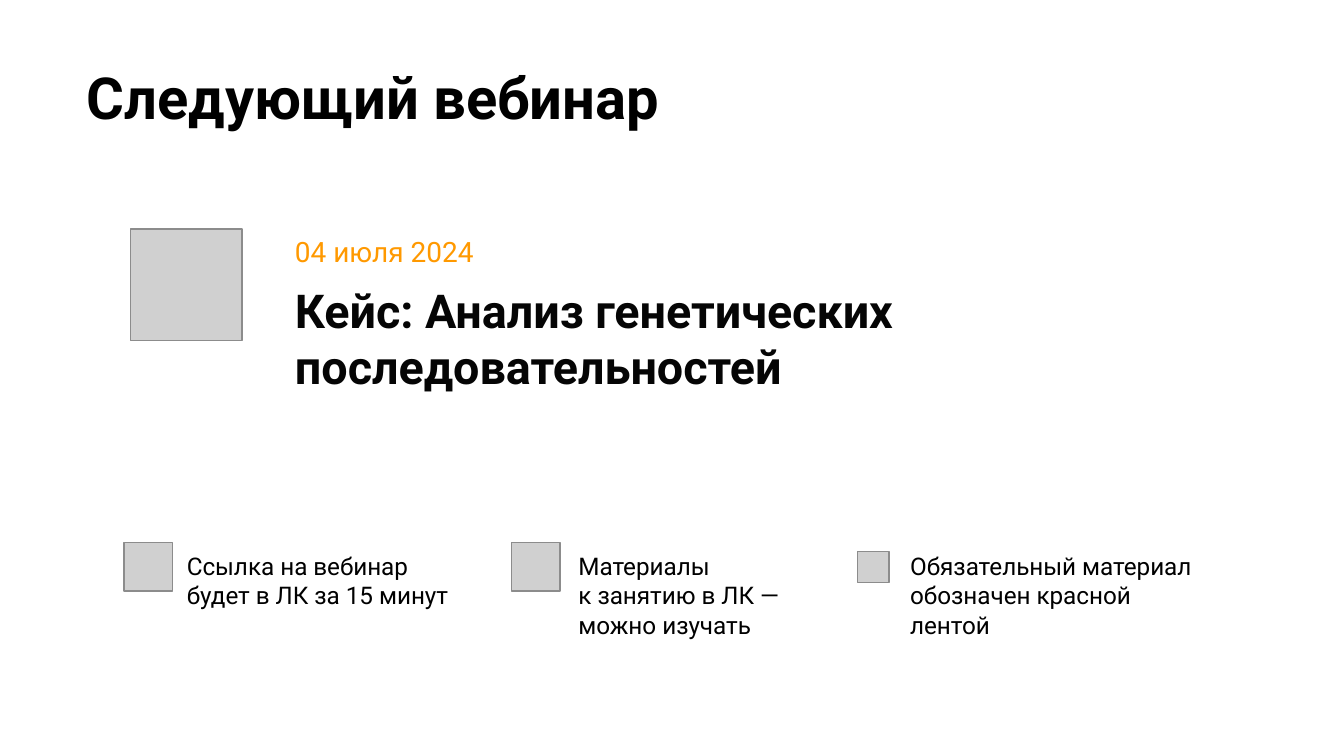
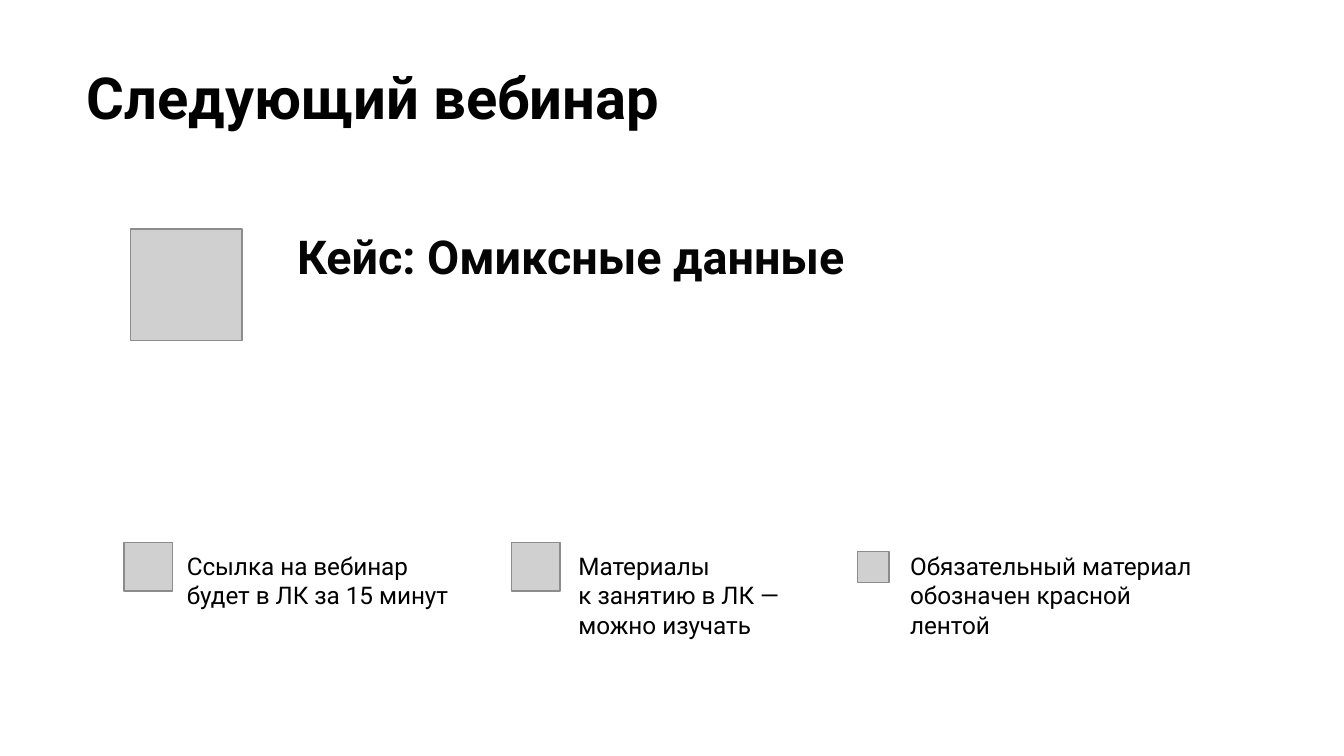
Before and after one commit to stureiko/Otus_lectures, a slide deck: slide 11 of MedML/Encefalorgrams/Presentation/Encefalograms.pptx (slide 12 before the commit). Drawn at 1344x756 pixels with LibreOffice and Linux fonts; fonts in the diff are those of the drawing; grey boxes stand for pictures; background and template pictures are left out. Boxes give left, top, right and bottom in pixels: in the first picture for what was removed or moved away, otherwise in the second. Text is boxed around its words. In the diff, an @@ line names an element or a change of style, - is before the commit and + after.

```diff
--- a/MedML/Encefalorgrams/Presentation/Encefalograms.pptx
+++ b/MedML/Encefalorgrams/Presentation/Encefalograms.pptx
@@ text at bbox=[297, 239, 844, 282]: text changed @@
-Кейс: Анализ генетических последовательностей
+Кейс: Омиксные данные
@@ text removed at bbox=[295, 241, 474, 263] @@
-04 июля 2024
```
Also in this commit, not shown: 1 other slide changed, 1 slide removed, 24 other files.
